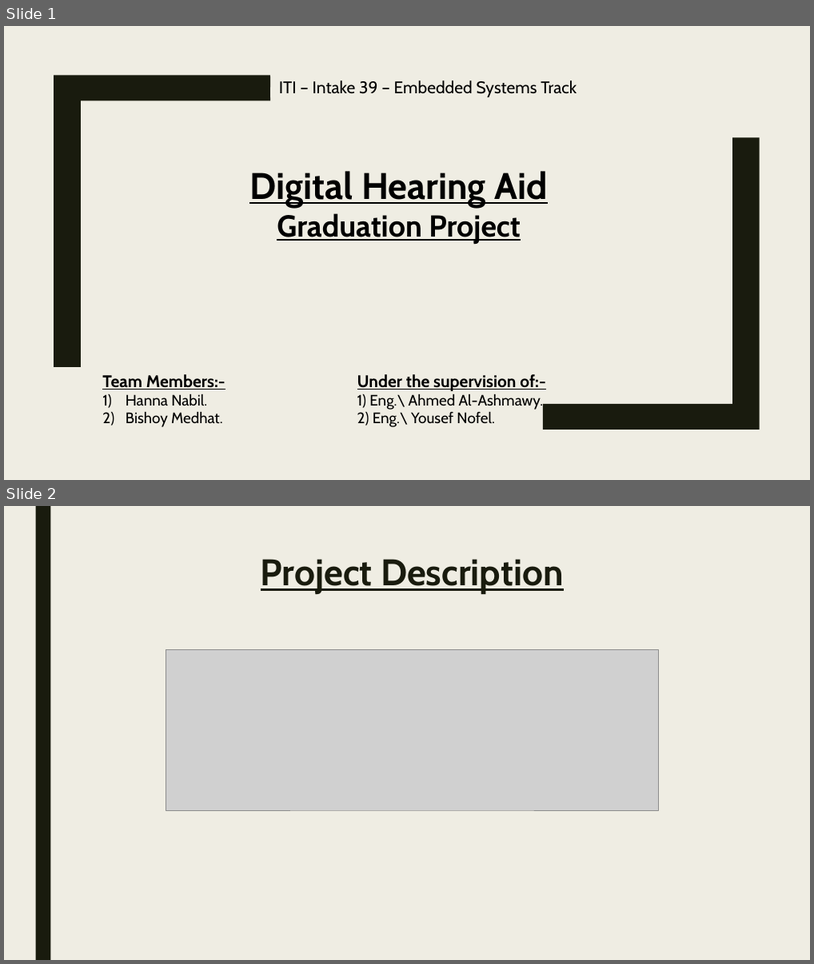
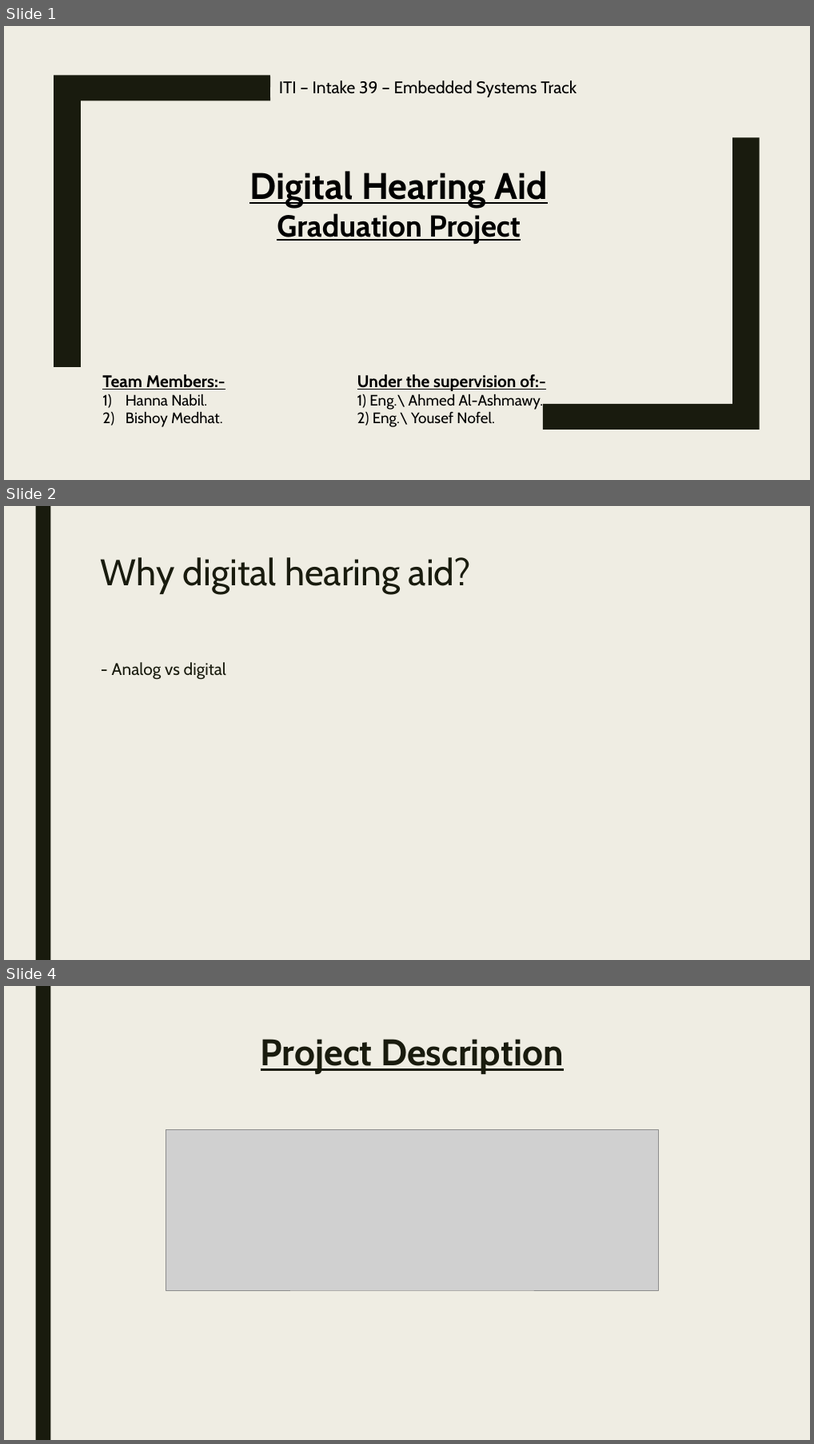
Before and after one commit to hananabilabd/Real-time-STM32-MEMS-MIC-Audio-Playback-DSP, a slide deck: Presentation.pptx. Shown one above the other, each under a label of ours: slides 1 and 2 before the commit, slides 1, 2 and 4 after it; the slides between them are not shown. The pictures are 814x964 and 814x1444 pixels, drawn with LibreOffice and Linux fonts; fonts in the diff are those of the drawing; grey boxes stand for pictures. Boxes give left, top, right and bottom in pixels: in the first picture for what was removed or moved away, otherwise in the second. Text is boxed around its words. In the diff, an @@ line names an element or a change of style, - is before the commit and + after.

```diff
--- a/Presentation.pptx
+++ b/Presentation.pptx
@@ slide 2 added at box(4, 506, 810, 960), background #EFEDE3; not listed: 1 template element that a slide beside it also shows @@
@@ title added at box(101, 557, 471, 594), 44 pt, text #191B0E @@
+Why digital hearing aid?
@@ text added at box(112, 662, 226, 680), 20 pt, text #191B0E @@
+- Analog vs digital
@@ what was slide 2 is now slide 4 @@
```
Also in this commit, not shown: 1 slide changed, 1 other slide added, 2 other files.
